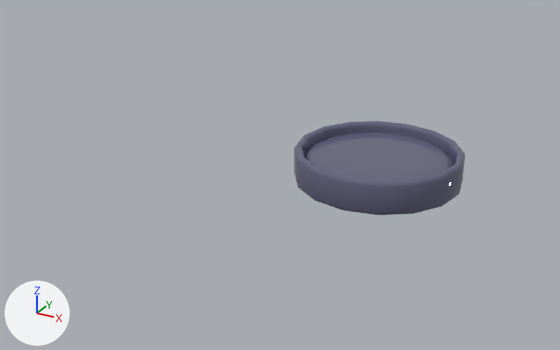
An edit to the FBX model LastMoon/Assets/_Resources/Model/Station/New Station/Station Material Shader/Construction/Model/Constructing_Farm.fbx, drawn before and after from the same camera.
One viewpoint serves both versions: a camera (50 mm lens) standing at (1.54, -4.0, 1.89) and looking at (-0.25, -0.75, 0.26). Lighting does not change. The marker at lower left points along +X, +Y and +Z. Where no turn or scale is listed for an object, it has been applied to the vertices.

In view in the first picture: 'Petri_Dish001'.
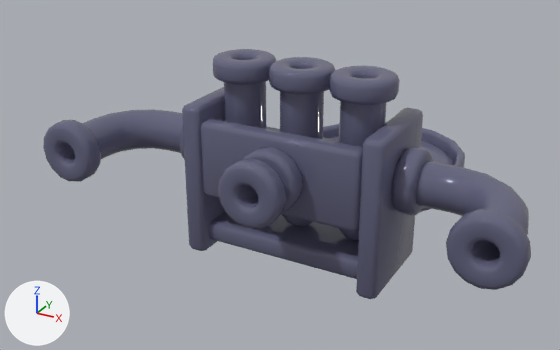
What differs and where, as boxes (x1, y1, x2, y2) in the pictures (560 x 350 px):
'Petri_Dish001', reshaped (184% wider, 164% taller)
    before: (294, 121, 465, 215)
    after: (43, 49, 531, 299)
part 1 of me_mesh, added (blue)
    after: (43, 49, 531, 299)

Diff of the bpy script that builds the scene:
```diff
--- a/LastMoon/Assets/_Resources/Model/Station/New Station/Station Material Shader/Construction/Model/Constructing_Farm.fbx.py
+++ b/LastMoon/Assets/_Resources/Model/Station/New Station/Station Material Shader/Construction/Model/Constructing_Farm.fbx.py
@@ me_mesh @@
 # used by ob_petri_dish001; location = (0.0, 0.0, 0.0)
-me_mesh.from_pydata(...)  # 324 vertices, 352 faces; spans x -0.5..0.5, y -0.5..0.5, z 0.0..0.2
+me_mesh.from_pydata(...)  # 4222 vertices, 4416 faces; spans x -1.15..1.15, y -1.5..0.5, z 0.0..0.95
+# me_mesh part 1: 3898 vertices added at x -1.15..1.15, y -1.5..-0.75, z 0.0..0.95
 me_mesh.materials.append(mat_mat_base)
```
